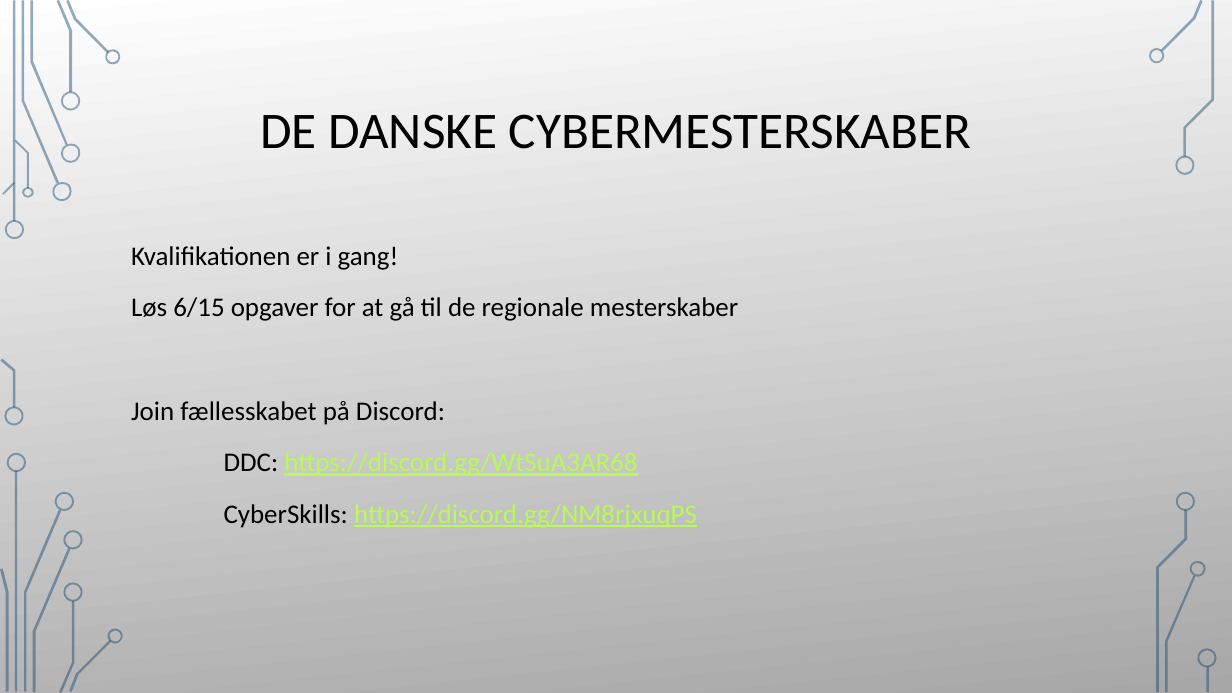
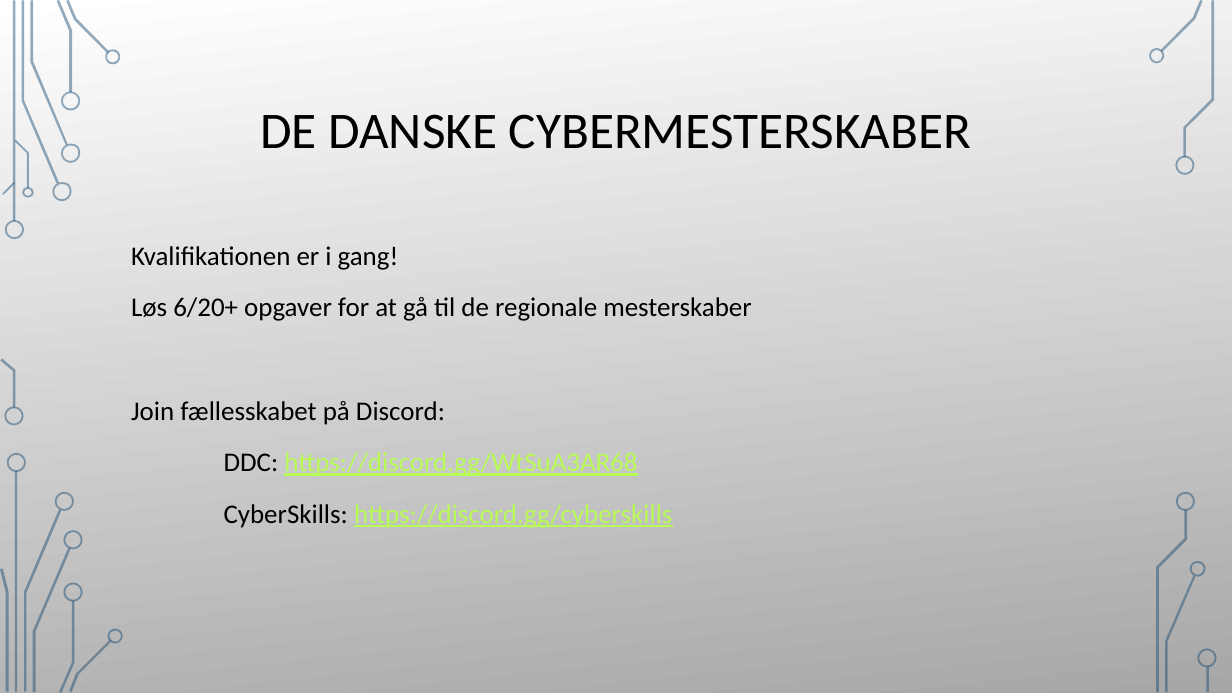
Before and after one commit to Nissen96/forensics-workshop, a slide deck: slide 2 of slides/forensics_slides.pptx. Drawn at 1232x693 pixels with LibreOffice and Linux fonts; fonts in the diff are those of the drawing; background and template pictures are left out. Boxes give left, top, right and bottom in pixels: in the first picture for what was removed or moved away, otherwise in the second. Text is boxed around its words. In the diff, an @@ line names an element or a change of style, - is before the commit and + after.

```diff
--- a/slides/forensics_slides.pptx
+++ b/slides/forensics_slides.pptx
@@ text at [131, 297, 751, 321]: text changed @@
-Løs 6/15 opgaver for at gå til de regionale mesterskaber
+Løs 6/20+ opgaver for at gå til de regionale mesterskaber
@@ text at [224, 504, 672, 528]: text changed @@
-CyberSkills: https://discord.gg/NM8rjxuqPS
+CyberSkills: https://discord.gg/cyberskills
```
Also in this commit, not shown: 4 other slides changed, 3 slides added, 1 slide removed, 1 other file.
